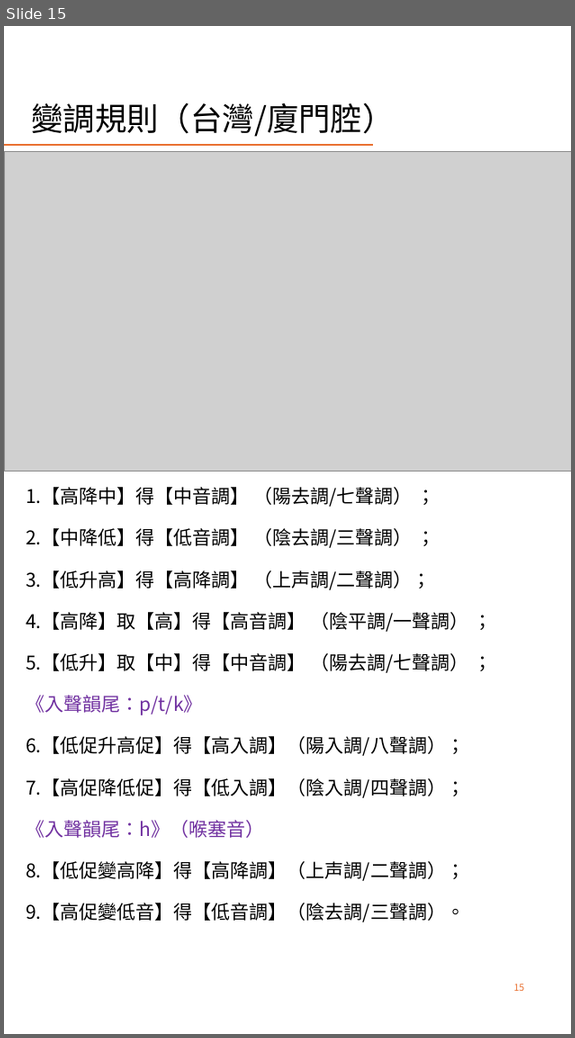
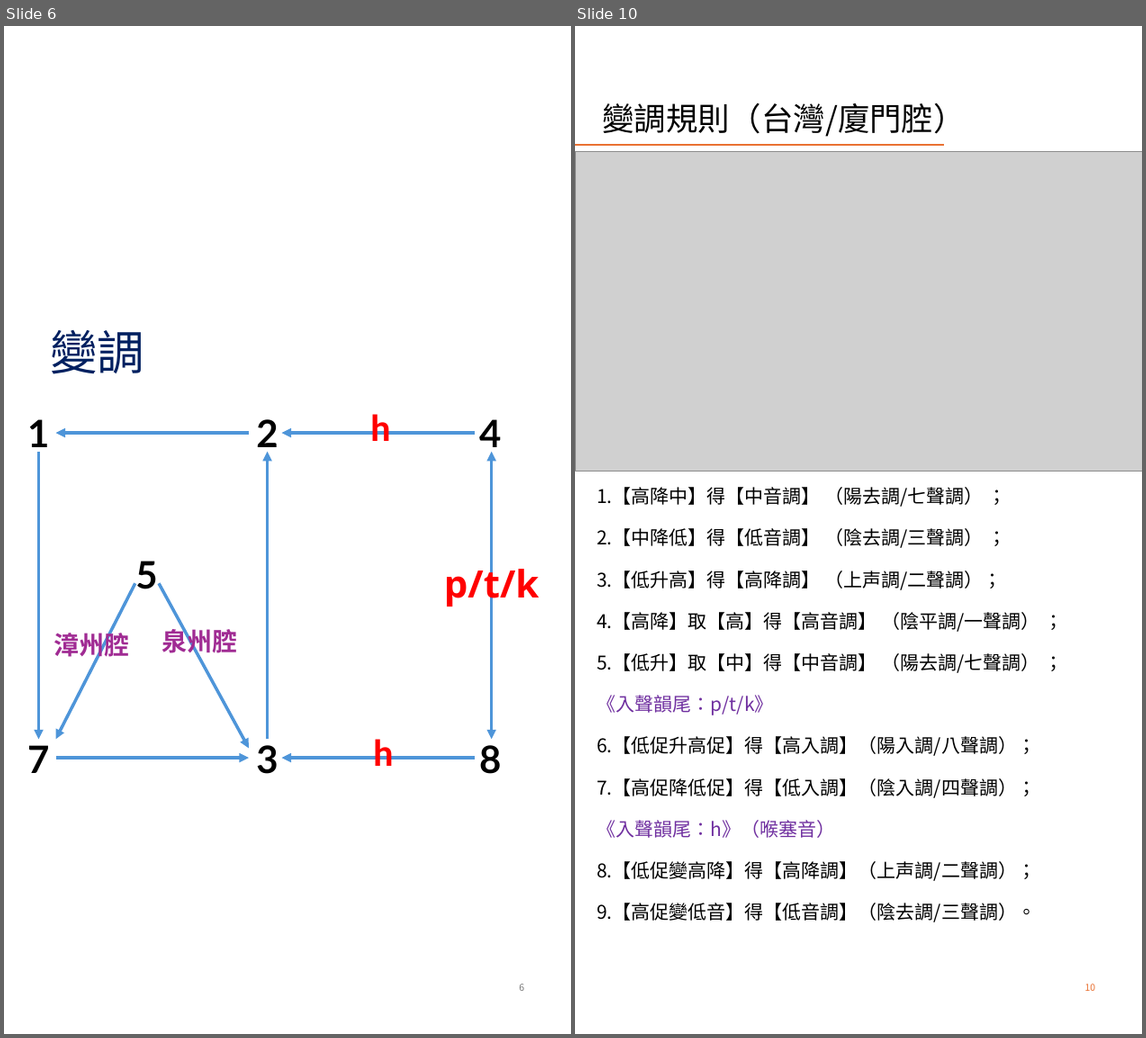
Before and after one commit to AlanJui/rime-tlpa, a slide deck: docs/guide/十八音輸入方案變調操作.pptx. Shown side by side, each under a label of ours: slide 15 before the commit, slides 6 and 10 after it; the slides between them are not shown. The pictures are 575x1038 and 1146x1038 pixels, drawn with LibreOffice and Linux fonts; fonts in the diff are those of the drawing; grey boxes stand for pictures. Boxes give left, top, right and bottom in pixels: in the first picture for what was removed or moved away, otherwise in the second. Text is boxed around its words. In the diff, an @@ line names an element or a change of style, - is before the commit and + after.

```diff
--- a/docs/guide/十八音輸入方案變調操作.pptx
+++ b/docs/guide/十八音輸入方案變調操作.pptx
@@ slide 6 added at (x1=4, y1=26, x2=571, y2=1034), background #FFFFFF @@
@@ title added at (x1=50, y1=330, x2=144, y2=374), 45 pt, text #002060 @@
+變調
@@ group added at (x1=27, y1=414, x2=540, y2=774): 12 texts, 8 arrows, 1 double arrow @@
+1
+4
+2
+7
+5
+3
+8
+h
+h
+p/t/k
+漳州腔
+泉州腔
@@ page number added at (x1=519, y1=984, x2=524, y2=991), 9 pt, text #797979 @@
+6
@@ what was slide 15 is now slide 10 @@
@@ page number at (x1=1085, y1=984, x2=1096, y2=991): text changed @@
-15
+10
```
Also in this commit, not shown: 12 slides changed, 5 other slides added, 1 slide removed.
